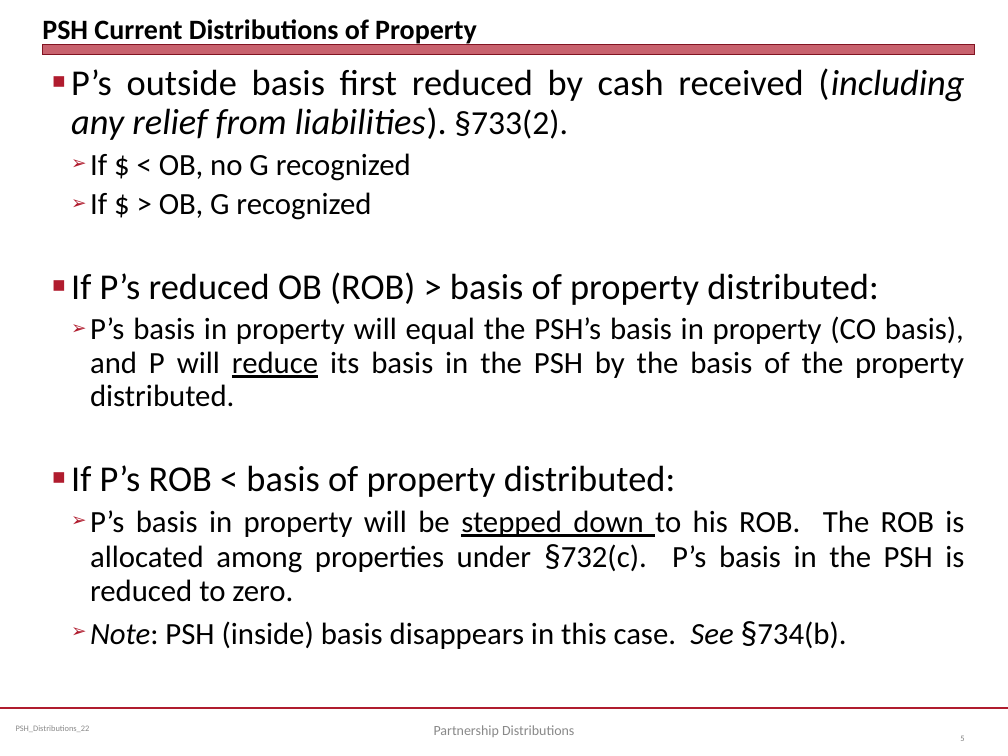
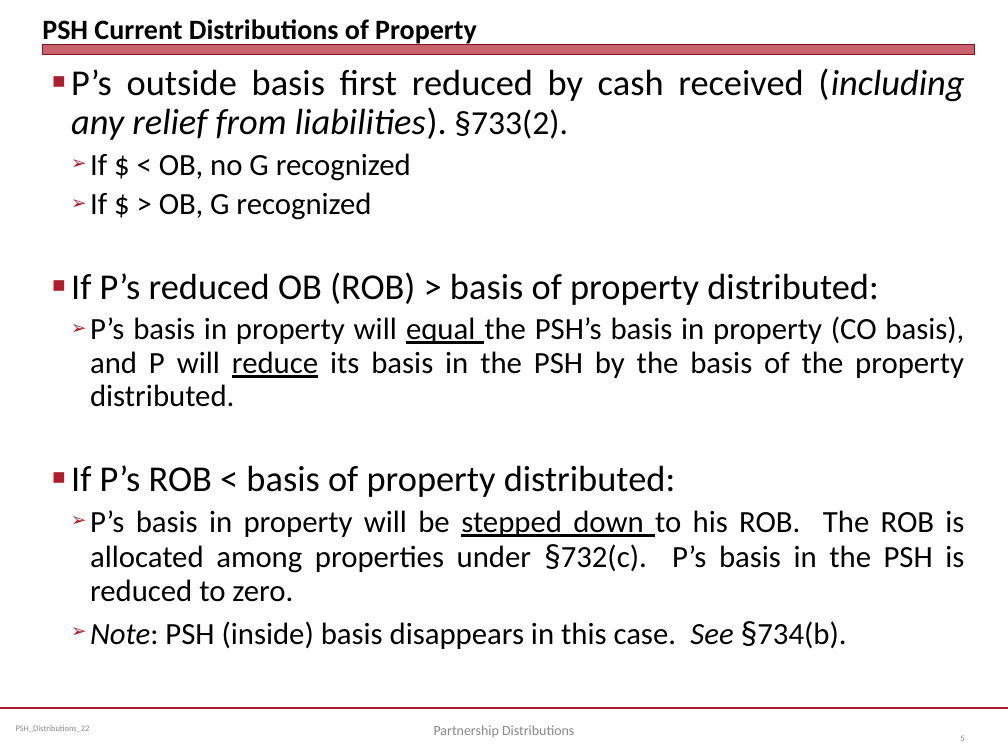
Before and after one commit to jmc877/Partnership-Tax, a slide deck: slide 5 of slides/PSH_Distributions_22.pptx. Drawn at 1008x756 pixels with LibreOffice and Linux fonts; fonts in the diff are those of the drawing. Boxes give left, top, right and bottom in pixels: in the first picture for what was removed or moved away, otherwise in the second. Text is boxed around its words. In the diff, an @@ line names an element or a change of style, - is before the commit and + after.

```diff
--- a/slides/PSH_Distributions_22.pptx
+++ b/slides/PSH_Distributions_22.pptx
@@ text at <box>90,316,964,407</box>: underline on in "equal" @@
```
Also in this commit, not shown: 6 other slides changed, 3 other files.
